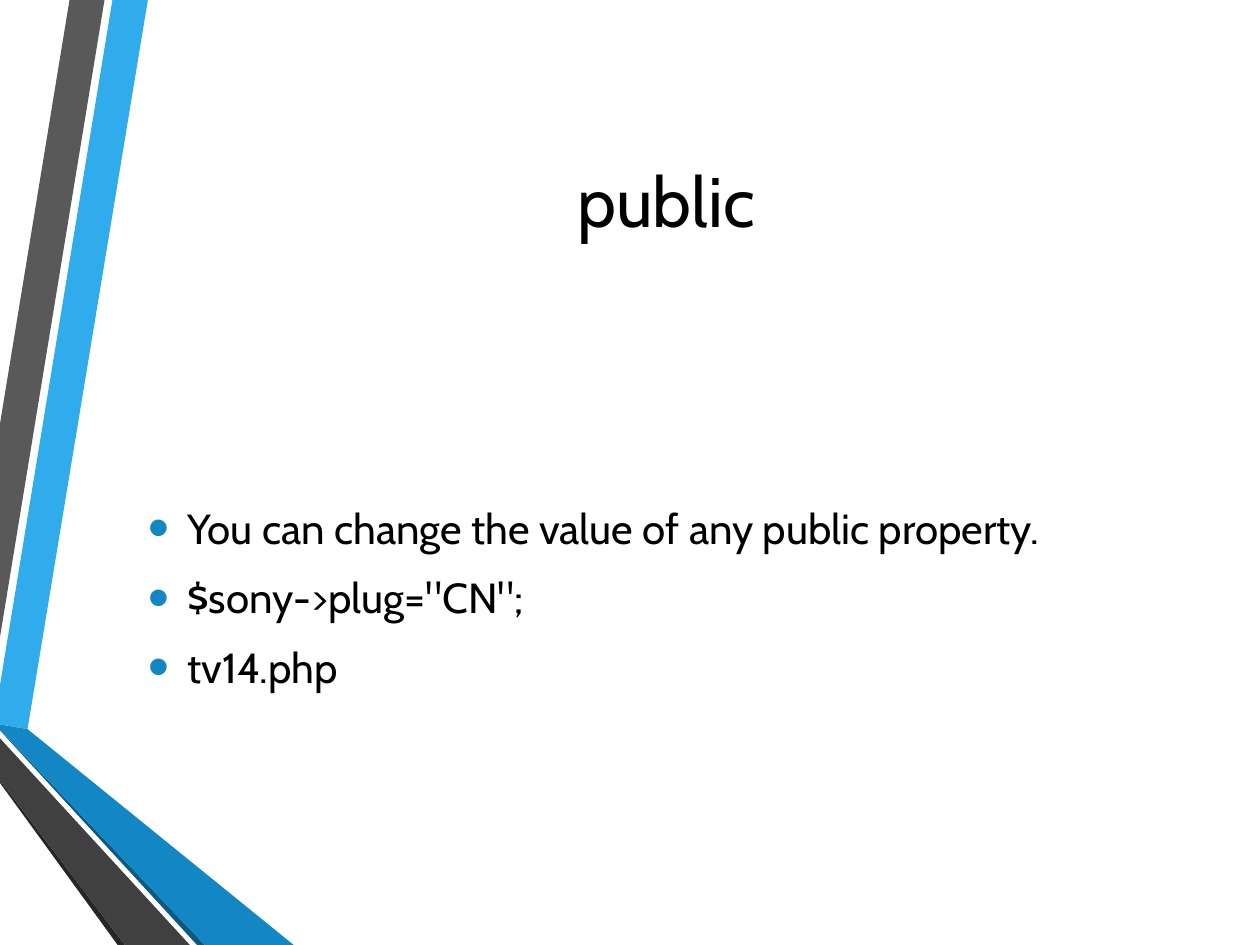
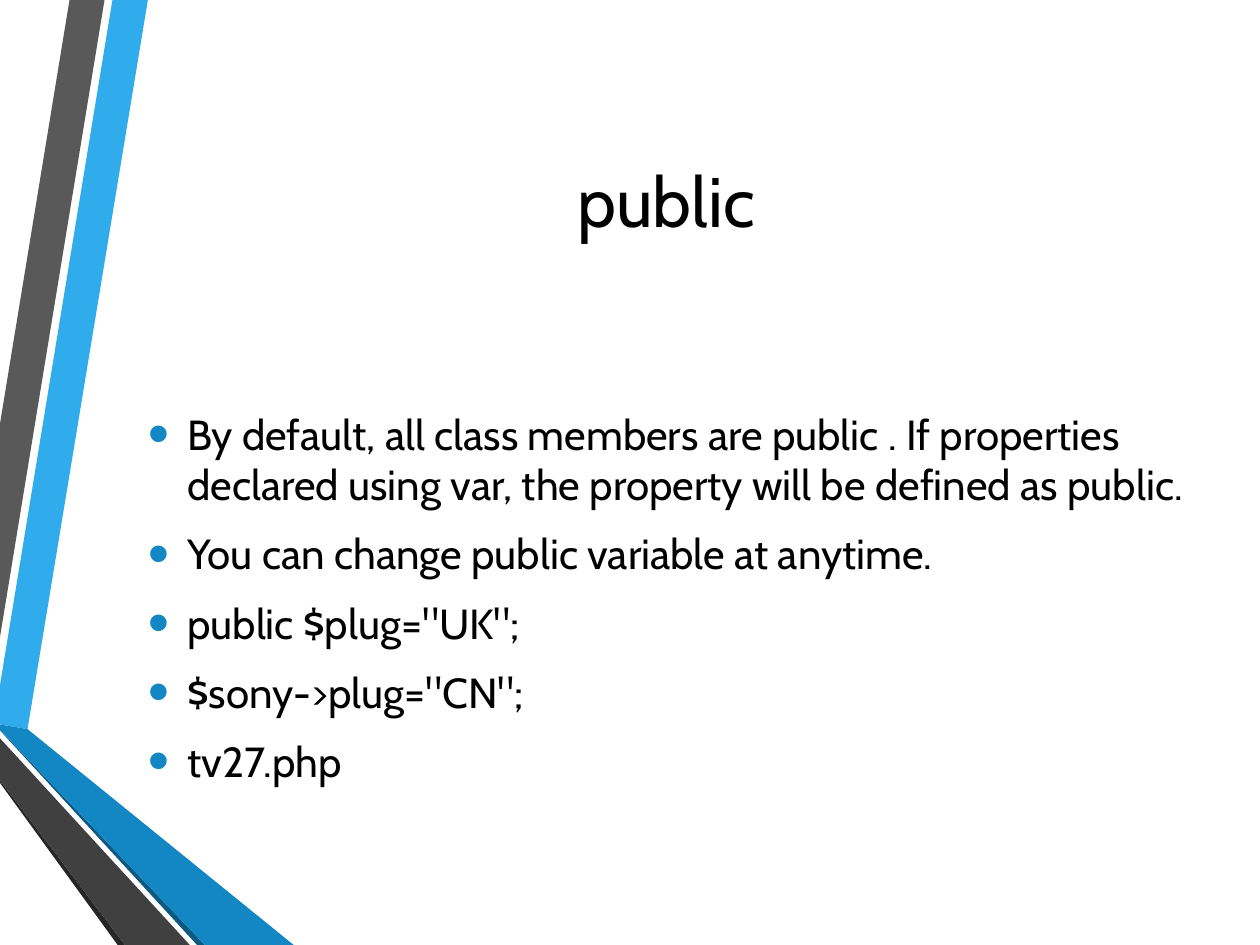
Before and after one commit to hatted/fevaworks-php, a slide deck: slide 24 of php-fw7/lesson7a-tv.pptx (slide 20 before the commit). Drawn at 1260x945 pixels with LibreOffice and Linux fonts; fonts in the diff are those of the drawing; background and template pictures are left out. Boxes give left, top, right and bottom in pixels: in the first picture for what was removed or moved away, otherwise in the second. Text is boxed around its words. In the diff, an @@ line names an element or a change of style, - is before the commit and + after.

```diff
--- a/php-fw7/lesson7a-tv.pptx
+++ b/php-fw7/lesson7a-tv.pptx
@@ text at bbox=[187, 418, 1183, 649]: text changed @@
-• You can change the value of any public property.
+• By default, all class members are public . If properties declared using var, the property will be defined as public.
+• You can change public variable at anytime.
+• public $plug="UK";
@@ text at bbox=[187, 745, 341, 787]: text changed @@
-• tv14.php
+• tv27.php
```
Also in this commit, not shown: 13 other slides changed, 5 slides added, 2 slides removed, 44 other files.
